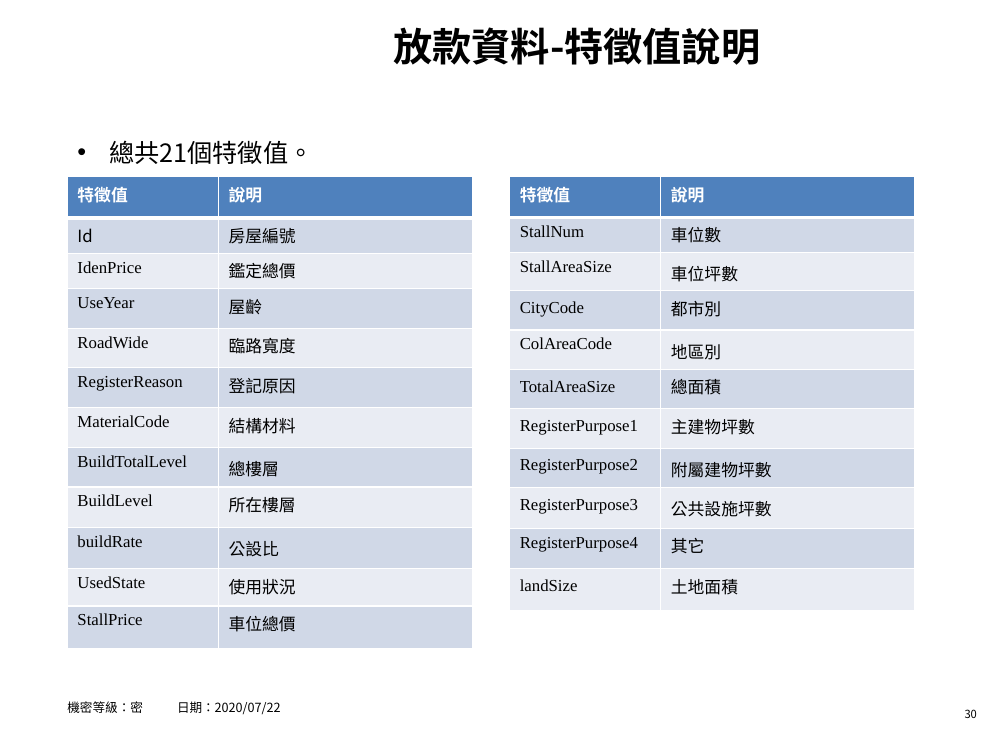
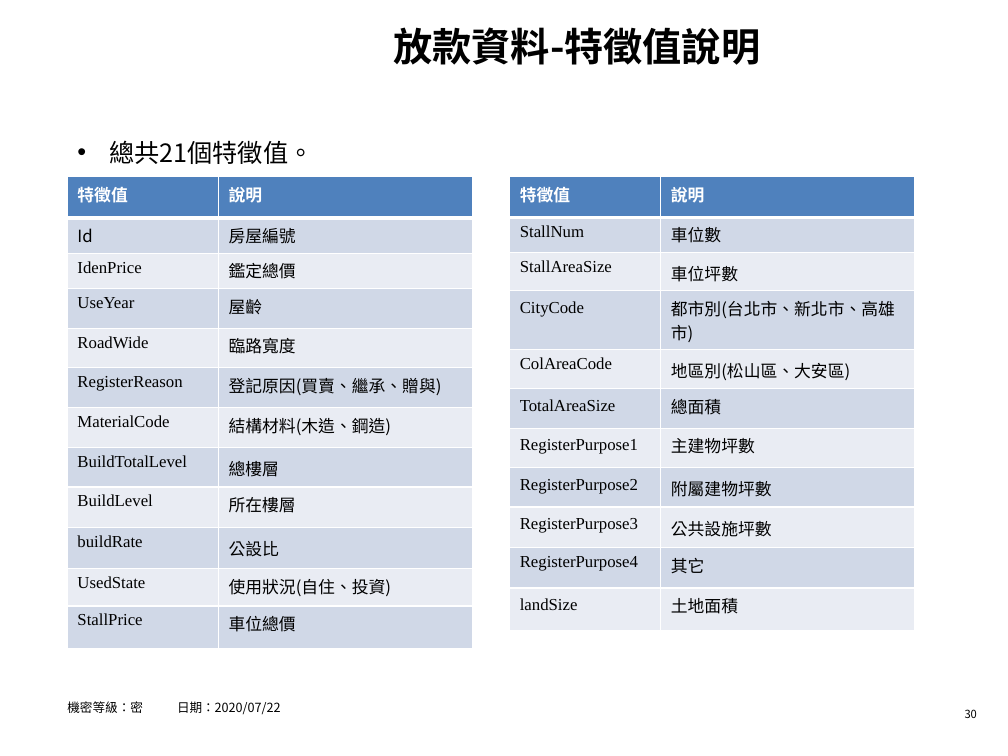
Before and after one commit to hrne/FINAL_REPORT, a slide deck: slide 30 of AI_Report/AI應用-不動產價格預測.pptx. Drawn at 1008x756 pixels with LibreOffice and Linux fonts; fonts in the diff are those of the drawing; background and template pictures are left out. Boxes give left, top, right and bottom in pixels: in the first picture for what was removed or moved away, otherwise in the second. Text is boxed around its words. In the diff, an @@ line names an element or a change of style, - is before the commit and + after.

```diff
--- a/AI_Report/AI應用-不動產價格預測.pptx
+++ b/AI_Report/AI應用-不動產價格預測.pptx
@@ table at [68,177,473,649] @@
-row 6, column 2: 登記原因
+row 6, column 2: 登記原因(買賣、繼承、贈與)
-row 7, column 2: 結構材料
+row 7, column 2: 結構材料(木造、鋼造)
-row 11, column 2: 使用狀況
+row 11, column 2: 使用狀況(自住、投資)
@@ table at [510,177,915,620] @@
-row 4, column 2: 都市別
+row 4, column 2: 都市別(台北市、新北市、高雄市)
-row 5, column 2: 地區別
+row 5, column 2: 地區別(松山區、大安區)
```
Also in this commit, not shown: 7 other slides changed, 1 other file.
